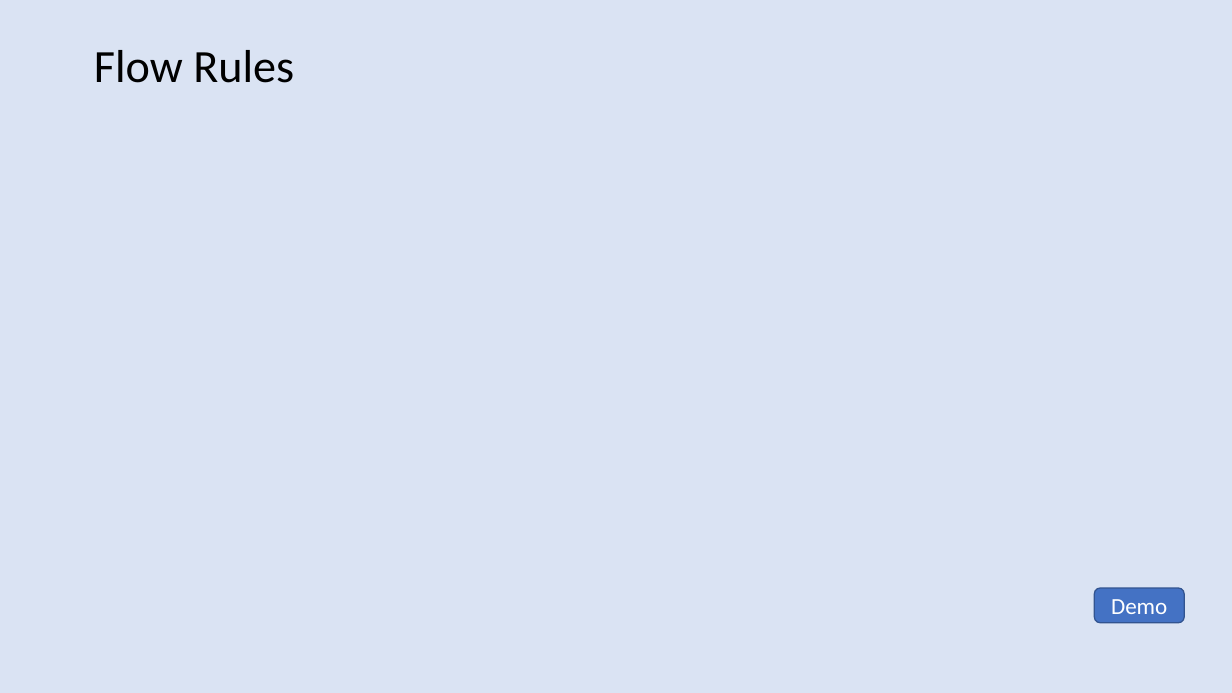
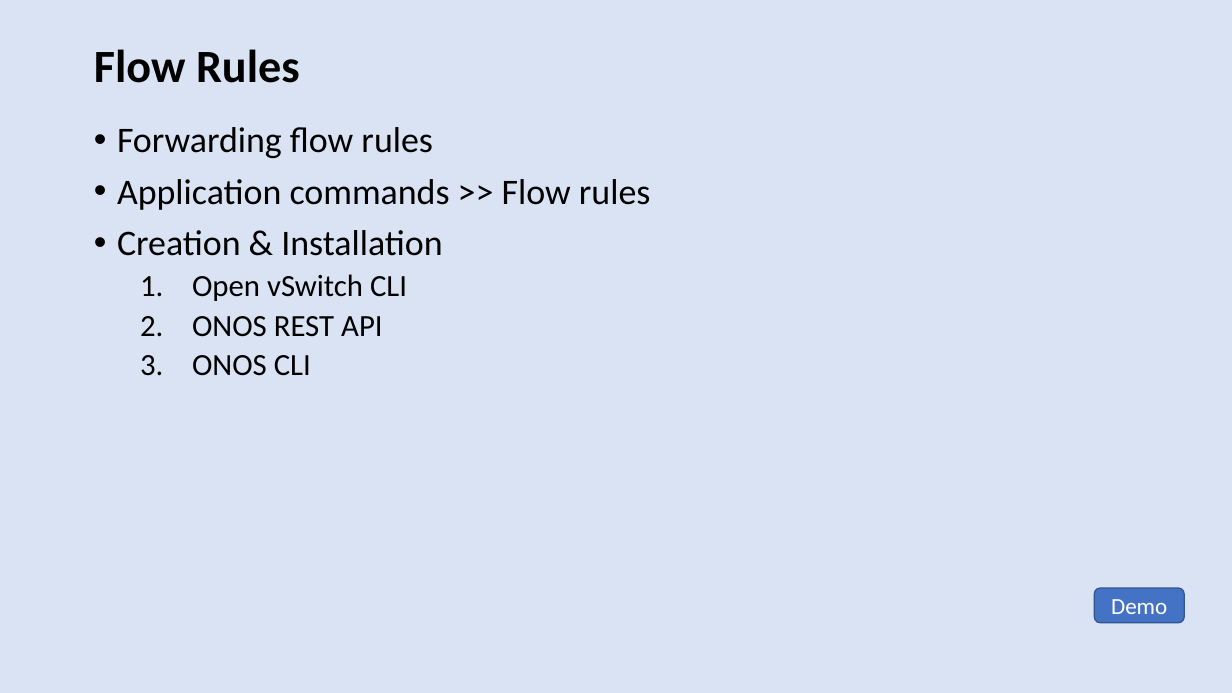
Before and after one commit to harshal-vaze/Software-Defined-Networking-with-ONOS, a slide deck: slide 14 of Thesis.pptx (slide 13 before the commit). Drawn at 1232x693 pixels with LibreOffice and Linux fonts; fonts in the diff are those of the drawing. Boxes give left, top, right and bottom in pixels: in the first picture for what was removed or moved away, otherwise in the second. Text is boxed around its words. In the diff, an @@ line names an element or a change of style, - is before the commit and + after.

```diff
--- a/Thesis.pptx
+++ b/Thesis.pptx
@@ title "Flow Rules" at <box>94,49,300,83</box>: bold on @@
@@ text added at <box>117,127,650,376</box>, 28 pt, text #000000 @@
+• Forwarding flow rules
+• Application commands >> Flow rules
+• Creation & Installation
+  1. Open vSwitch CLI
+  2. ONOS REST API
+  3. ONOS CLI
```
Also in this commit, not shown: 16 other slides changed, 3 slides added, 6 slides removed, 1 other file.
